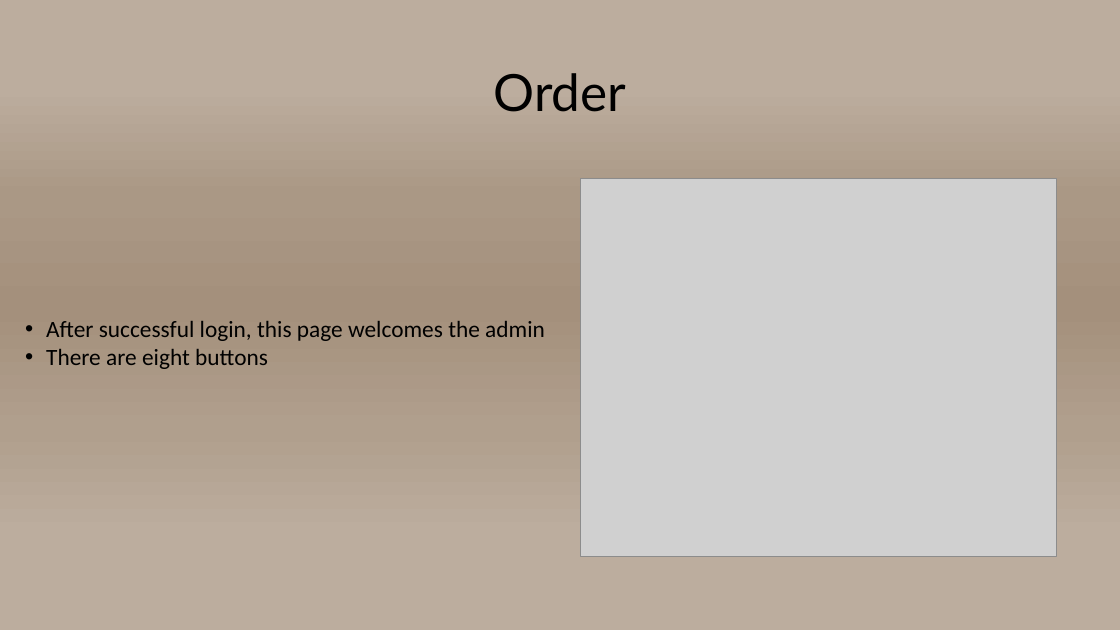
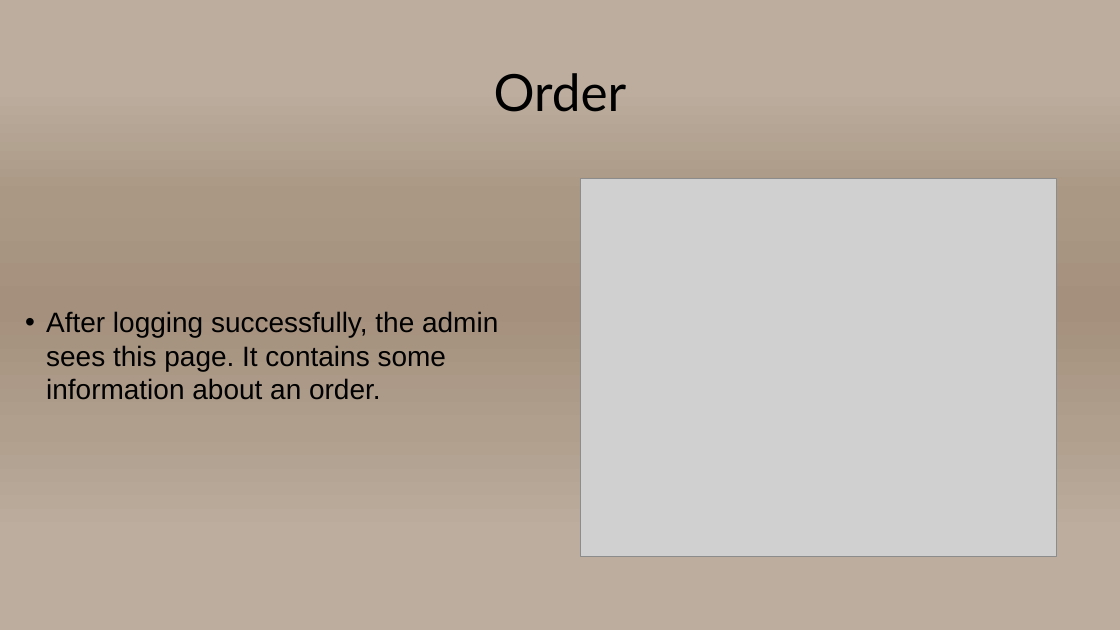
Before and after one commit to szpatrik0528/SoulPactum, a slide deck: slide 13 of Powerpoint/SoulPactum Webshop.pptx. Drawn at 1120x630 pixels with LibreOffice and Linux fonts; fonts in the diff are those of the drawing; grey boxes stand for pictures. Boxes give left, top, right and bottom in pixels: in the first picture for what was removed or moved away, otherwise in the second. Text is boxed around its words. In the diff, an @@ line names an element or a change of style, - is before the commit and + after.

```diff
--- a/Powerpoint/SoulPactum Webshop.pptx
+++ b/Powerpoint/SoulPactum Webshop.pptx
@@ text at <box>46,311,498,400</box>: text changed; size 20 to 24 pt; font Calibri to Arial @@
-• After successful login, this page welcomes the admin
-• There are eight buttons
+• After logging successfully, the admin sees this page. It contains some information about an order.
```
Also in this commit, not shown: 7 other slides changed, 1 slide added, 1 slide removed, 1 other file.
